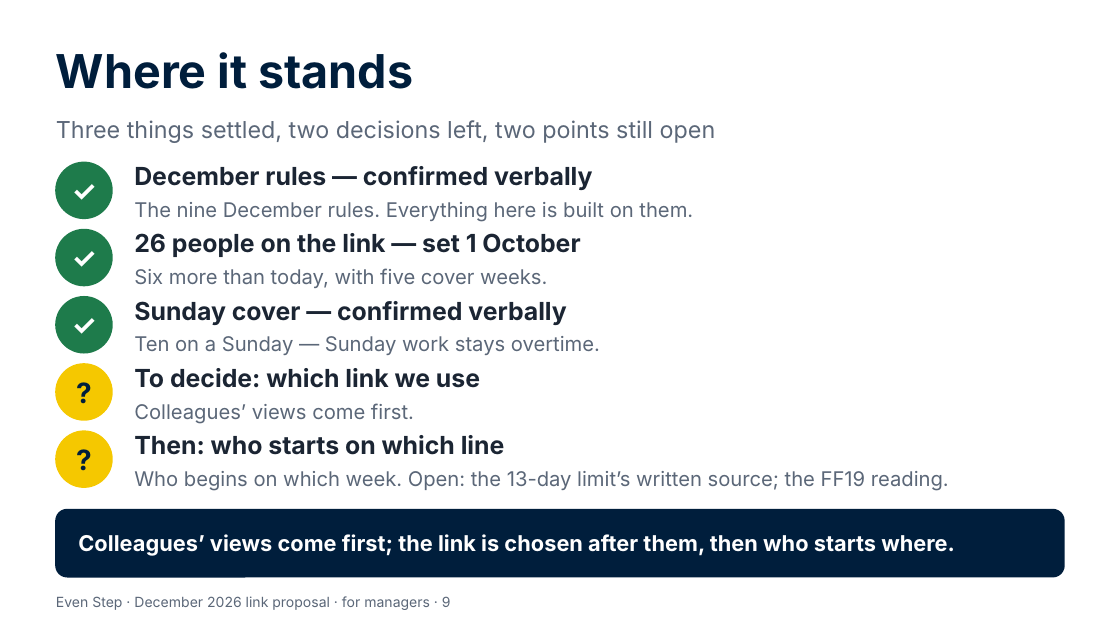
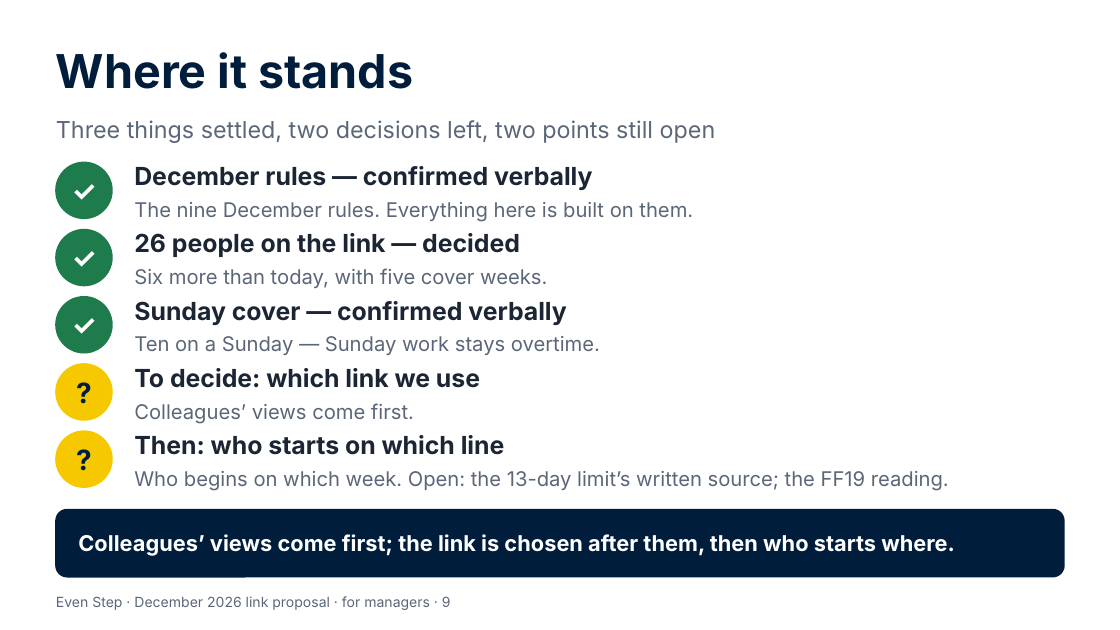
Before and after one commit to Garethdavidmiller/roster-app, a slide deck: slide 9 of docs/links-26/presentations/Even-Step-for-managers.pptx. Drawn at 1120x630 pixels with LibreOffice and Linux fonts; fonts in the diff are those of the drawing. Boxes give left, top, right and bottom in pixels: in the first picture for what was removed or moved away, otherwise in the second. Text is boxed around its words. In the diff, an @@ line names an element or a change of style, - is before the commit and + after.

```diff
--- a/docs/links-26/presentations/Even-Step-for-managers.pptx
+++ b/docs/links-26/presentations/Even-Step-for-managers.pptx
@@ text at [134, 233, 520, 257]: text changed @@
-26 people on the link — set 1 October
+26 people on the link — decided
```
Also in this commit, not shown: 14 other files.
